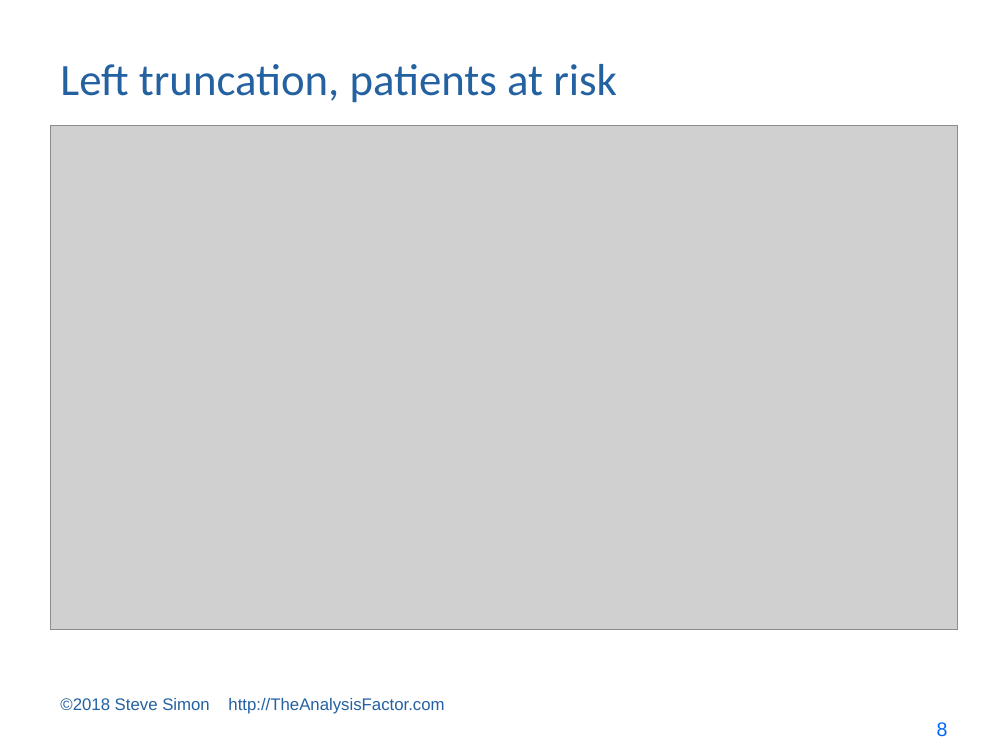
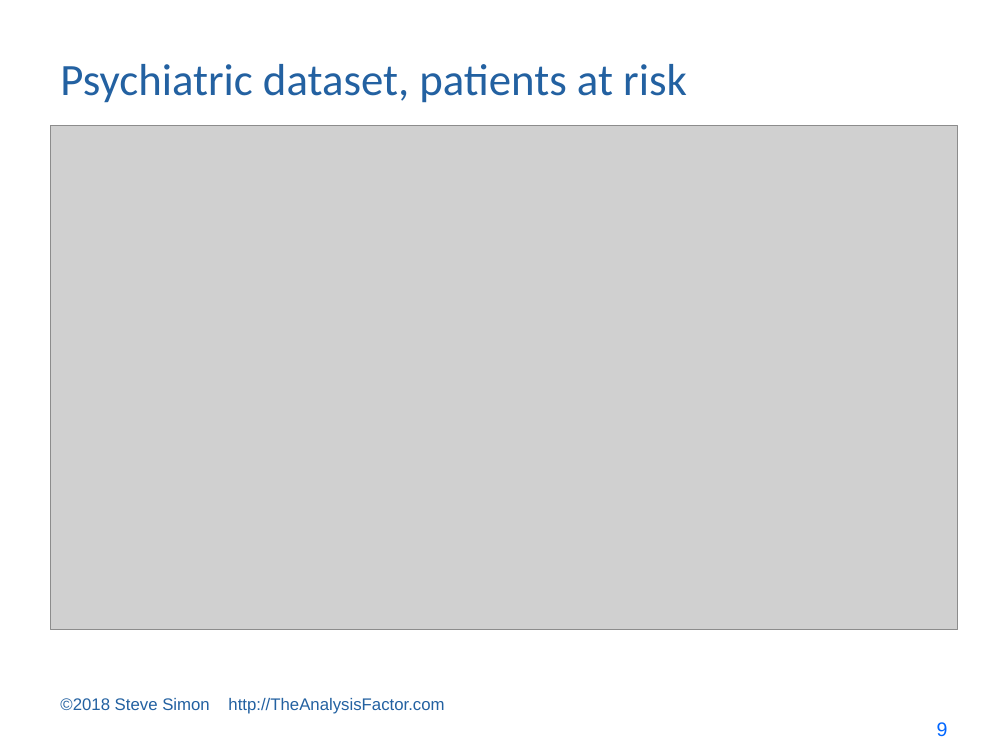
Before and after one commit to pmean/survival-models, a slide deck: slide 9 of bin/survival lecture 7.pptx (slide 8 before the commit). Drawn at 1008x756 pixels with LibreOffice and Linux fonts; fonts in the diff are those of the drawing; grey boxes stand for pictures. Boxes give left, top, right and bottom in pixels: in the first picture for what was removed or moved away, otherwise in the second. Text is boxed around its words. In the diff, an @@ line names an element or a change of style, - is before the commit and + after.

```diff
--- a/bin/survival lecture 7.pptx
+++ b/bin/survival lecture 7.pptx
@@ title at (x1=60, y1=64, x2=687, y2=103): text changed @@
-Left truncation, patients at risk
+Psychiatric dataset, patients at risk
@@ page number at (x1=937, y1=722, x2=948, y2=737): text changed @@
-8
+9
```
Also in this commit, not shown: 14 other slides changed, 1 slide added, 3 other files.
